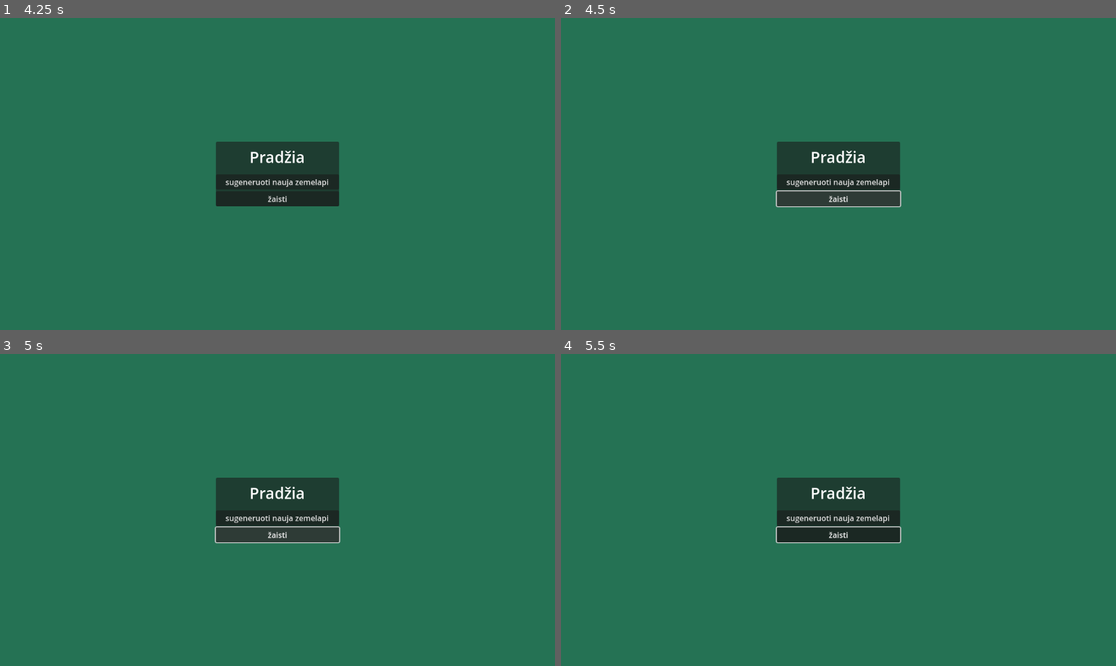
Above: before the commit, frames 1-4 (two rows, left to right).
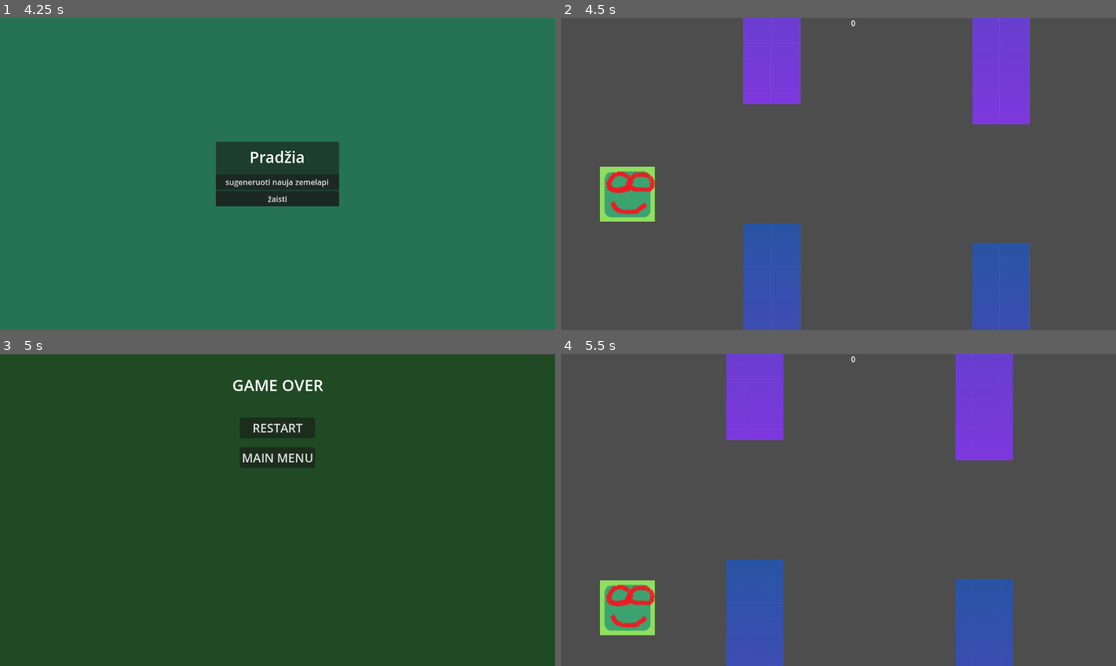
Above: after the commit, the same moments.

Repository: GrybasBaravykas/ZaidimoPraktika
Game: Godot game, scene res://src/main_menu.tscn
The game is run twice, just before and just after one commit, with the same random seed, the same clock (stepped at 60 frames per second) and the same inputs.
Inputs (mouse positions are in pixels of both pictures, inside the frame that each line leads up to):
- Up to frame 1 (4.25 s): click "pradžia" at 0.5 s; click "sugeneruoti nauja zemelapi" at 1.25 s; click "Lengvas žemėlapis" at 2 s; click "Sunkus žemėlapis" at 2.75 s; click "Atgal" at 3.5 s
- Up to frame 2 (4.5 s): click "žaisti" at 4.25 s
- Up to frame 3 (5 s): no input
- Up to frame 4 (5.5 s): click (838, 428) at 5 s, where only the run after the commit has a clickable "RESTART"

Frame 1 is identical in both runs. In frame 2, 100% of the frame differs, in the area x 0-100%, y 0-100%; in frame 3, 97%; in frame 4, 100%.
Error before the commit: Invalid type in static function 'parse_string' in type 'JSON'. Cannot convert argument 1 from Dictionary to String. (res://map_gen_json.gd:43)

Commit message:
fiksas

Diff:
--- a/map_gen_json.gd
+++ b/map_gen_json.gd
@@ -39,8 +39,8 @@
 	if not (FileAccess.file_exists(path2)):
 		create_file2()
 	var file = FileAccess.open(path2, FileAccess.READ)
-	data = file.get_as_text()
-	data = JSON.parse_string(data2)
+	data2 = file.get_as_text()
+	data2 = JSON.parse_string(data2)
 
 func reset_data():
 	data2 = default_data2
